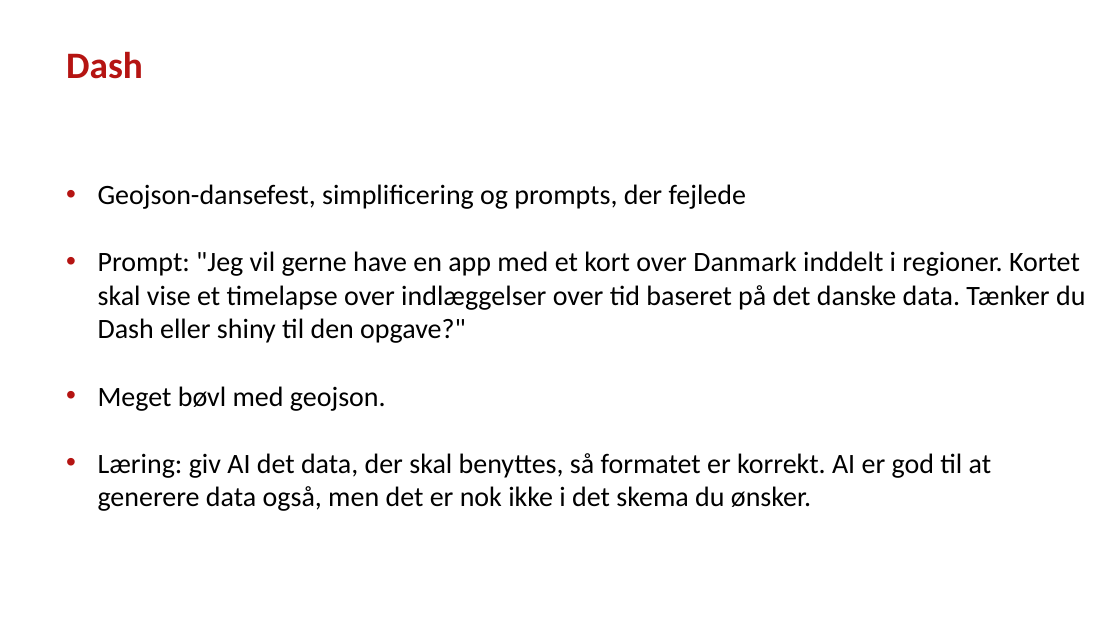
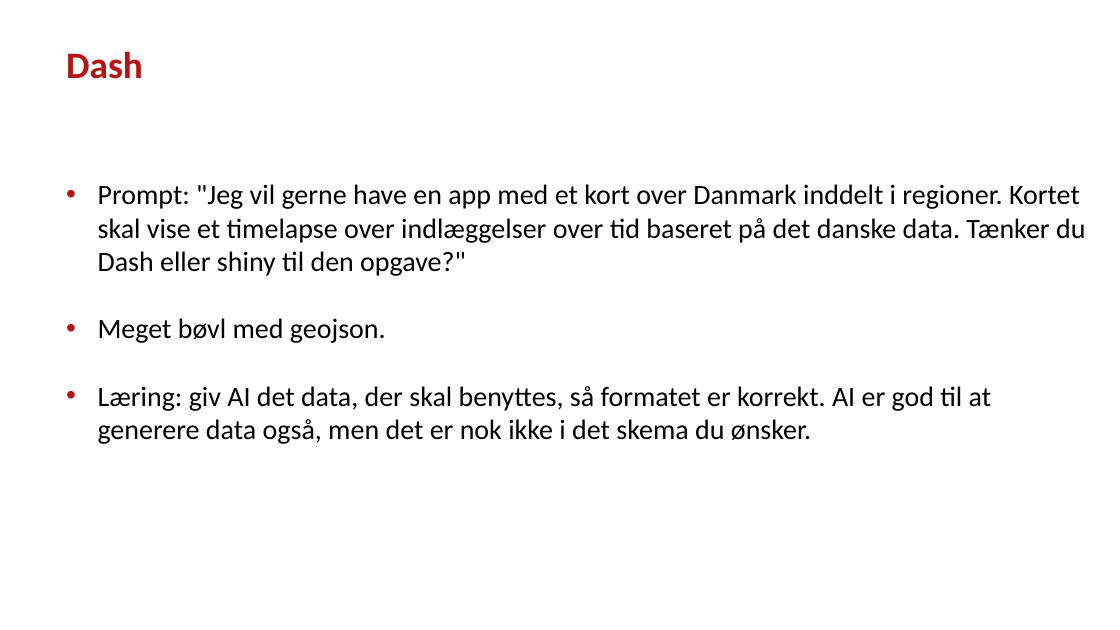
Before and after one commit to steenhulthin/vibe-coding-kortdage-2025, a slide deck: slide 12 of Vibe coding og AI-assisteret udvikling af geodata-dashboards - Steen Hulthin Rasmussen - SSI - 14.11.2025.pptx. Drawn at 1120x630 pixels with LibreOffice and Linux fonts; fonts in the diff are those of the drawing; background and template pictures are left out. Boxes give left, top, right and bottom in pixels: in the first picture for what was removed or moved away, otherwise in the second. Text is boxed around its words. In the diff, an @@ line names an element or a change of style, - is before the commit and + after.

```diff
--- a/Vibe coding og AI-assisteret udvikling af geodata-dashboards - Steen Hulthin Rasmussen - SSI - 14.11.2025.pptx
+++ b/Vibe coding og AI-assisteret udvikling af geodata-dashboards - Steen Hulthin Rasmussen - SSI - 14.11.2025.pptx
@@ text at (x1=98, y1=184, x2=746, y2=209): paragraph removed @@
-• Geojson-dansefest, simplificering og prompts, der fejlede
```
Also in this commit, not shown: 8 other slides changed.
